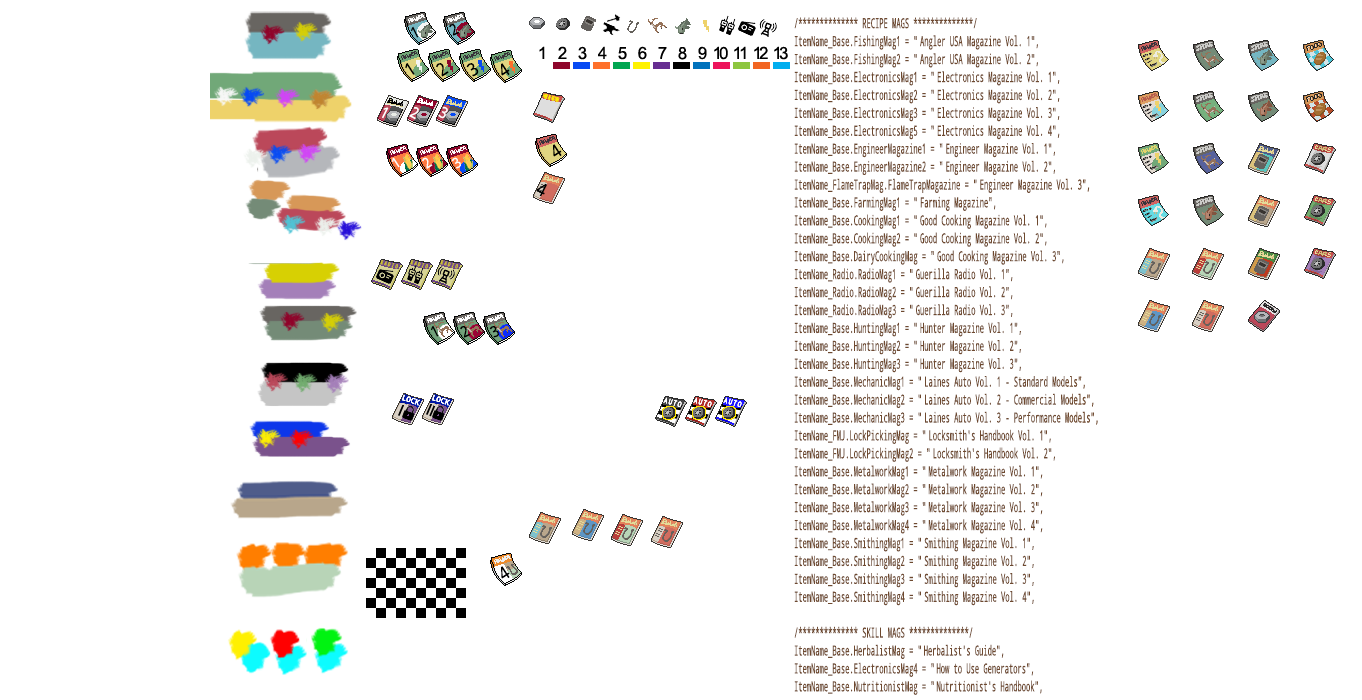
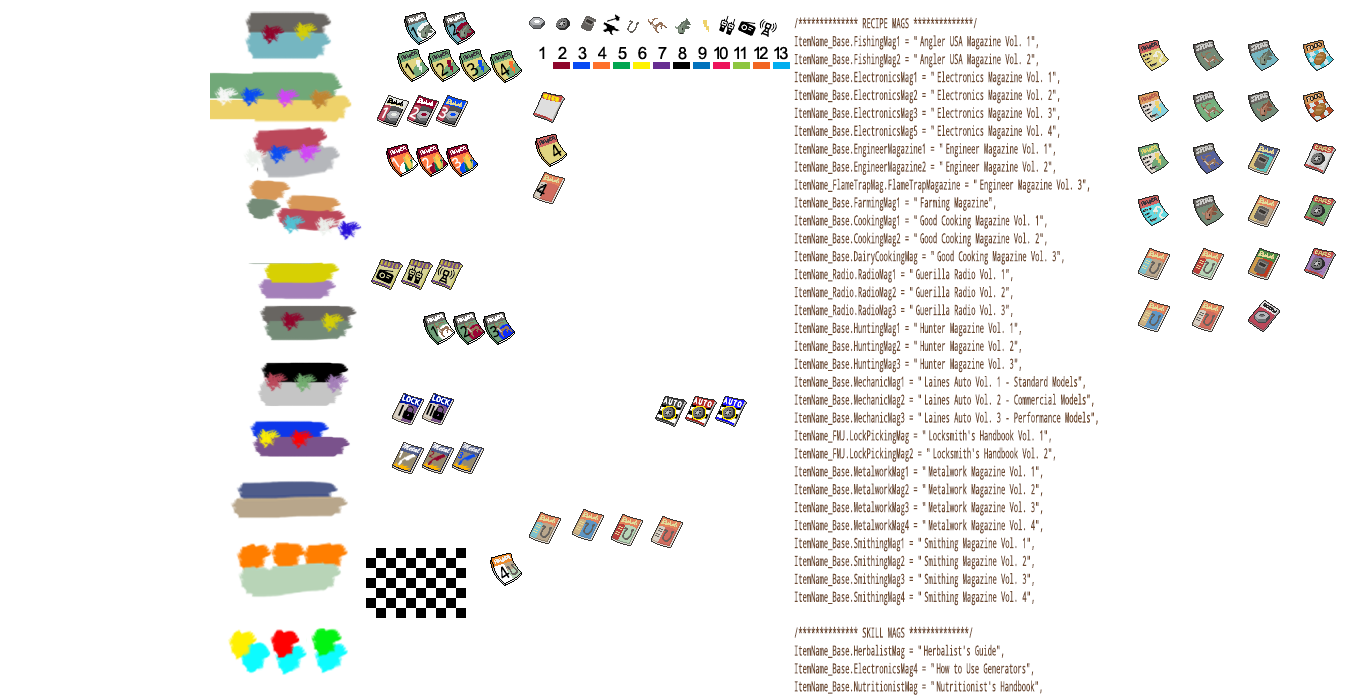
The second w=1362, h=700 image is a revision of the first. Changes to its layers:
added group "METAL 3" with 9 layers above "METAL 2" over [452, 442, 484, 474]
added layer "weld blue" in group "METAL 3" over [458, 453, 476, 465]
added layer "border" (1st of 20, in "METAL 3") in group "METAL 3" over [452, 442, 484, 474]
added layer "Metal" (1st of 3, in "METAL 3") in group "METAL 3" over [462, 442, 481, 453]
added layer "pages" (1st of 14, in "METAL 3") in group "METAL 3" over [453, 449, 483, 473]
added layer "headlinesplash" (1st of 9, in "METAL 3") in group "METAL 3" over [461, 442, 482, 456]
added layer "Splash" (1st of 3, in "METAL 3") in group "METAL 3" over [453, 443, 482, 472]
added group "METAL 2" with 7 layers above "METAL 1" over [422, 442, 454, 474]
added layer "weld red" in group "METAL 2" over [423, 453, 446, 471]
added layer "border" (2nd of 20, in "METAL 2") in group "METAL 2" over [422, 442, 454, 474]
added layer "Metal" (2nd of 3, in "METAL 2") in group "METAL 2" over [432, 442, 451, 453]
added layer "pages" (2nd of 14, in "METAL 2") in group "METAL 2" over [423, 449, 453, 473]
added layer "headlinesplash" (2nd of 9, in "METAL 2") in group "METAL 2" over [431, 442, 452, 456]
added layer "Splash" (2nd of 3, in "METAL 2") in group "METAL 2" over [423, 443, 452, 472]
added group "METAL 1" with 10 layers above "Eng 1 3" over [392, 442, 484, 474]
added layer "weld white" in group "METAL 1" over [393, 453, 416, 471]
added layer "border" (3rd of 20, in "METAL 1") in group "METAL 1" over [392, 442, 424, 474]
added layer "Metal" (3rd of 3, in "METAL 1") in group "METAL 1" over [402, 442, 421, 453]
added layer "pages" (3rd of 14, in "METAL 1") in group "METAL 1" over [393, 449, 423, 473]
added layer "headlinesplash" (3rd of 9, in "METAL 1") in group "METAL 1" over [401, 442, 422, 456]
added layer "Splash" (3rd of 3, in "METAL 1") in group "METAL 1" over [393, 443, 422, 472]
…and 7 more changes (7 added)
